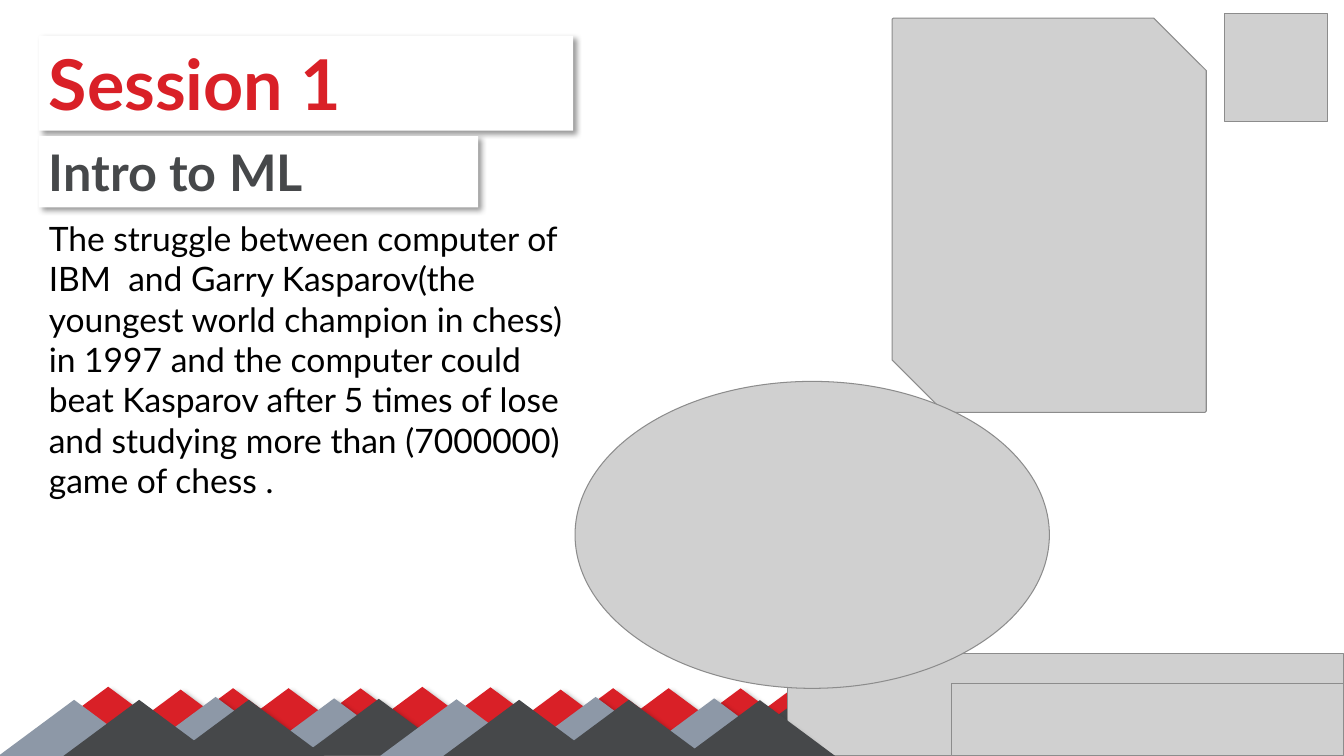
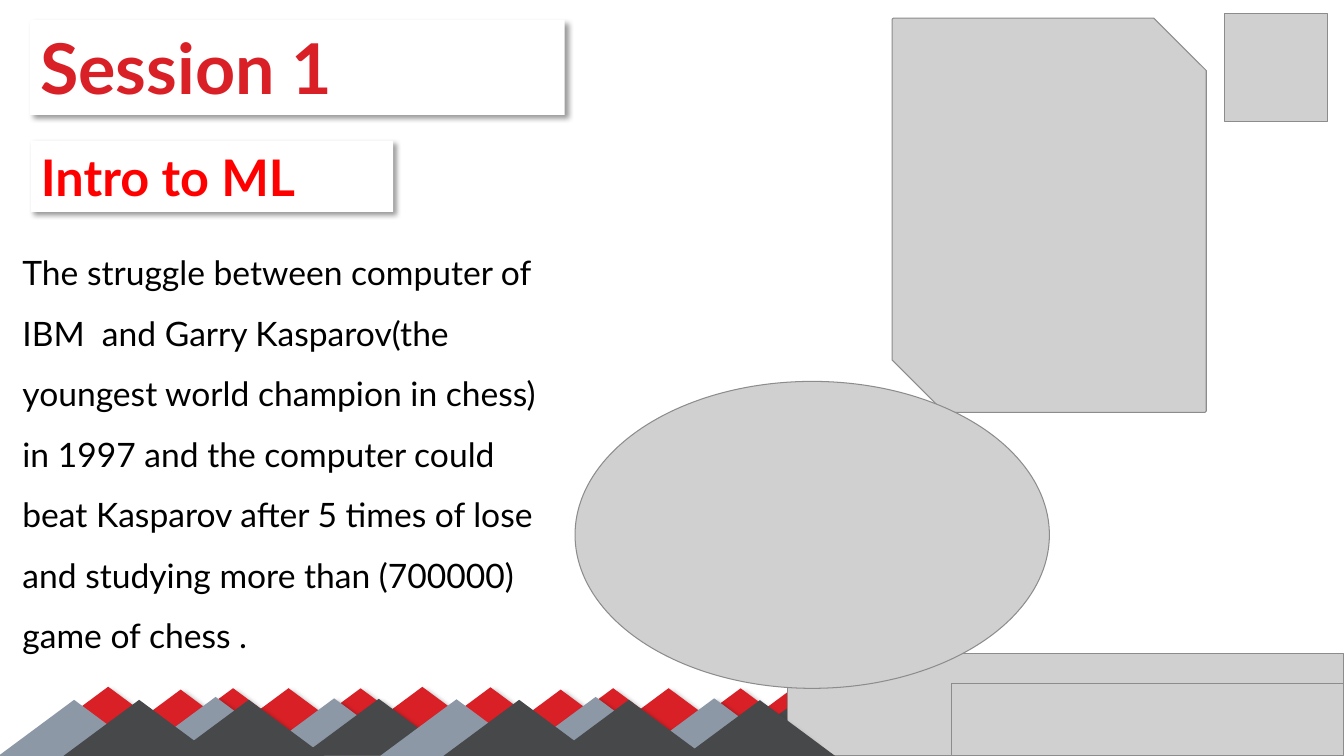
Before and after one commit to SalmaGira/machine-learning-workshop-Kvector, a slide deck: slide 6 of Sessions/Session 1/Session_01.pptx (slide 4 before the commit). Drawn at 1344x756 pixels with LibreOffice and Linux fonts; fonts in the diff are those of the drawing; grey boxes stand for pictures. Boxes give left, top, right and bottom in pixels: in the first picture for what was removed or moved away, otherwise in the second. Text is boxed around its words. In the diff, an @@ line names an element or a change of style, - is before the commit and + after.

```diff
--- a/Sessions/Session 1/Session_01.pptx
+++ b/Sessions/Session 1/Session_01.pptx
@@ rectangle "Session 1": place and size @@
-rectangle "Session 1" at <box>39,35,574,130</box>
+rectangle "Session 1" at <box>30,20,565,115</box>
@@ rectangle "Intro to ML": place and size @@
-rectangle "Intro to ML" at <box>39,136,479,208</box>
+rectangle "Intro to ML" at <box>31,141,393,213</box>
@@ rectangle "Intro to ML" at <box>31,141,393,213</box>: text colour #46484A to #FF0000 @@
@@ text at <box>22,260,536,594</box>: text changed @@
-The struggle between computer of IBM and Garry Kasparov(the youngest world champion in chess) in 1997 and the computer could beat Kasparov after 5 times of lose and studying more than (7000000) game of chess .
+The struggle between computer of IBM and Garry Kasparov(the youngest world champion in chess) in 1997 and the computer could beat Kasparov after 5 times of lose and studying more than (700000) game of chess .
```
Also in this commit, not shown: 9 other slides changed, 6 slides added.
